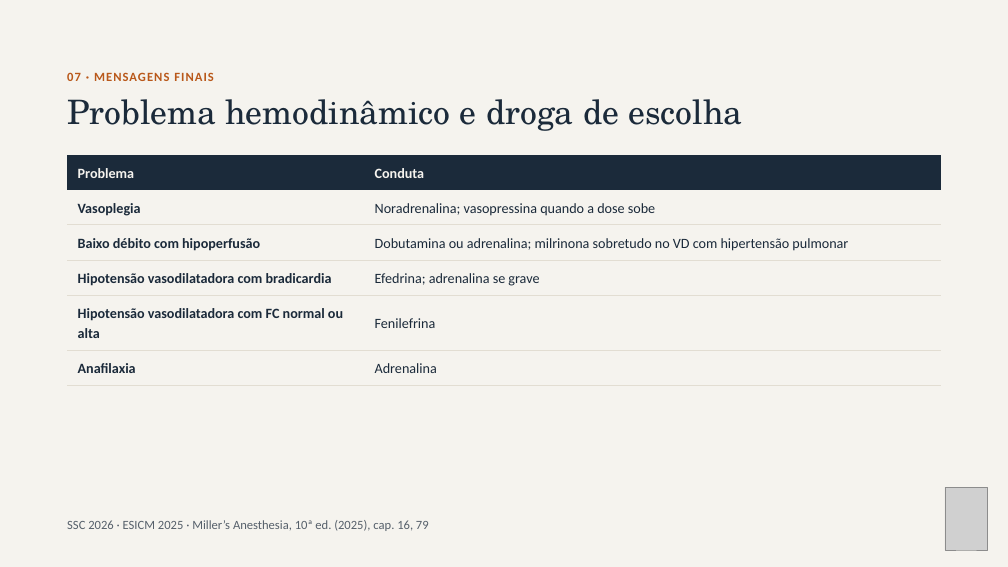
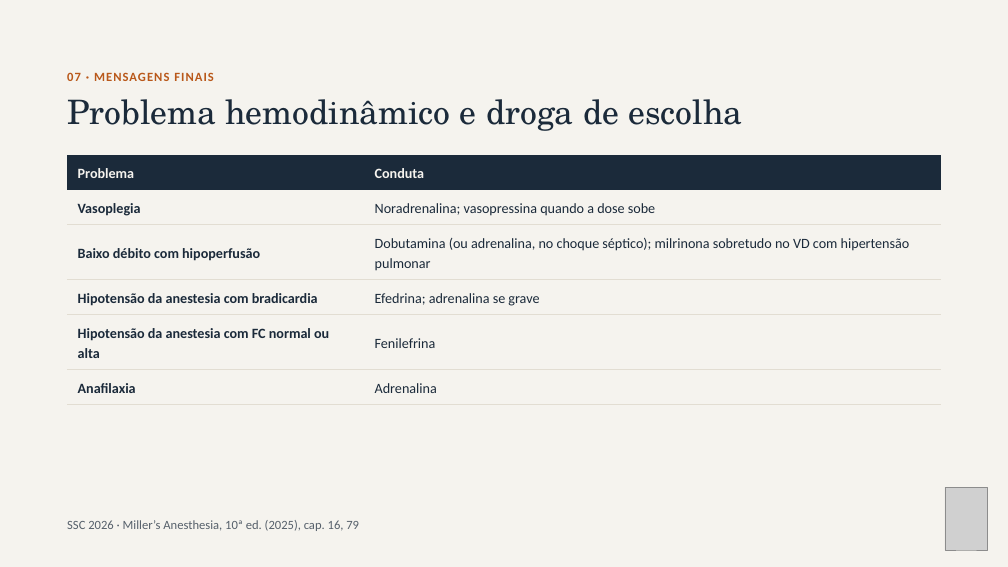
Before and after one commit to brunomoraesdubois-bit/Bruno, a slide deck: slide 16 of apresentacao/Aminas_Vasoativas.pptx. Drawn at 1008x567 pixels with LibreOffice and Linux fonts; fonts in the diff are those of the drawing; grey boxes stand for pictures. Boxes give left, top, right and bottom in pixels: in the first picture for what was removed or moved away, otherwise in the second. Text is boxed around its words. In the diff, an @@ line names an element or a change of style, - is before the commit and + after.

```diff
--- a/apresentacao/Aminas_Vasoativas.pptx
+++ b/apresentacao/Aminas_Vasoativas.pptx
@@ table at box(67, 225, 941, 301) @@
-row 1, column 2: Dobutamina ou adrenalina; milrinona sobretudo no VD com hipertensão pulmonar
+row 1, column 2: Dobutamina (ou adrenalina, no choque séptico); milrinona sobretudo no VD com hipertensão pulmonar
@@ table at box(67, 280, 941, 355) @@
-row 1, column 1: Hipotensão vasodilatadora com bradicardia
+row 1, column 1: Hipotensão da anestesia com bradicardia
@@ 3 tables: place and size @@
-3 tables at box(67, 260, 941, 426)
+3 tables at box(67, 280, 941, 445)
@@ table at box(67, 315, 941, 391) @@
-row 1, column 1: Hipotensão vasodilatadora com FC normal ou alta
+row 1, column 1: Hipotensão da anestesia com FC normal ou alta
@@ text at box(67, 520, 359, 531): text changed @@
-SSC 2026 · ESICM 2025 · Miller’s Anesthesia, 10ª ed. (2025), cap. 16, 79
+SSC 2026 · Miller’s Anesthesia, 10ª ed. (2025), cap. 16, 79
```
Also in this commit, not shown: 8 other slides changed, 20 other files.
